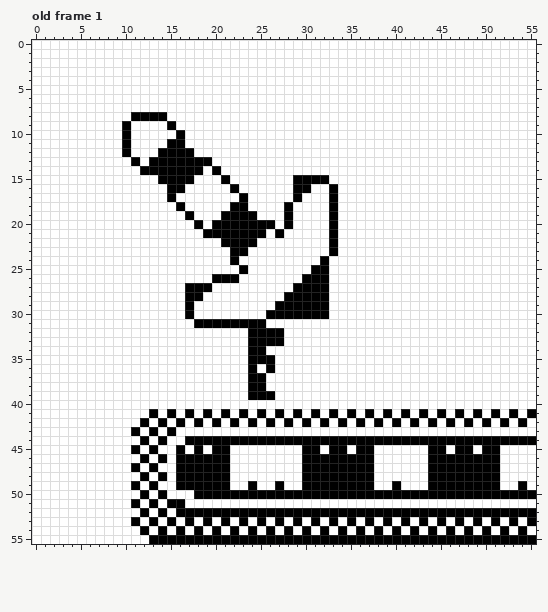
Pixel-art file, stored at Art/level_select/level_thumbs.ase. Above, as it was before the edit.
56x56 pixels, 5 frames. Shown: old frame 1. The commit also changed other frames, which this record leaves out.
After:
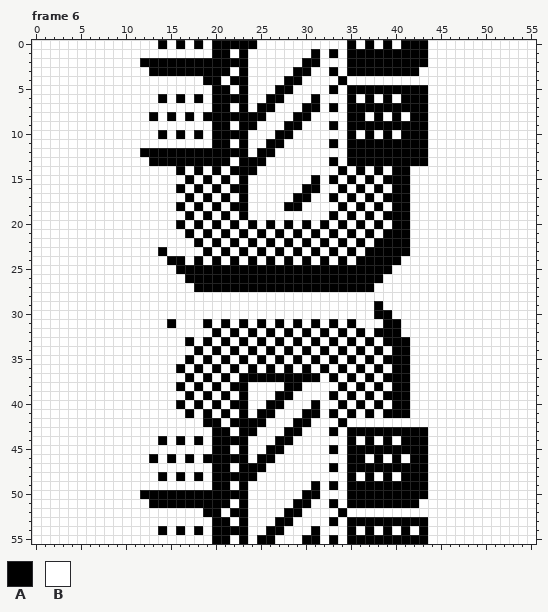
Palette (. is transparent): A #000000  B #ffffff
A new or re-ordered frame is compared with the old frame closest to it.
Diff:
frames 5 -> 17
Changed rows in their new state; - is an unchanged pixel.
Frame 6 is new; against old frame 1, layer "Layer":
first column x 10:
 0 ----A-A-A-AAAAA----------A-A-A-AAA------------
 1 ----------AA-A-------A-A-AAAAAAAAA------------
 2 --AAAAAAAAAAAA------AA---AAAAAAAAA------------
 3 ---AAAAAAAAA-A-----AA--A-AAAAAAAA-------------
 4 ---------AA-AA----AA----A---------------------
 5 ----------AA-A---AA----A-AAAAAAAAA------------
 6 ----A-A-A-AAAA--AA---A---A-A-A-AAA------------
 7 ----------AA-A-AA---AA-A-AAAAAAAAA------------
 8 -BB-BA-A-AAAAAAA---AA----AA-A-A-AA------------
 9 B----B----AA-AA---AA---A-AAAAAAAAA------------
10 B---A---A-AAAA---AA------A-A-A-AAA------------
11 B----BB---AA-A--AA-----A-AAAAAAAAA------------
12 B-AA----AAAAAA-AA--------AAAAAAAAA------------
13 -B--------AA-AAA-------A-AAAAAAAAA------------
14 --BBBB-B----AAA---------A-A-A-AA--------------
15 ----BBB--A---A-----BB-BA-A-A-AAA--------------
16 -----B--A-A--A-----B-A-BA-A-A-AA--------------
17 -----B-A-A-A--------A----A-A-AAA--------------
18 --------A-A--------A---BA-A-A-AA--------------
19 ---------A--B-B---B------A-A-AAA--------------
20 ------A----B-B-B----A-ABA-A-A-AA--------------
21 -------A--B-B-B----A-A---A-A-AAA--------------
22 --------A-AB-B--A-A-A-ABA-A-AAAA--------------
23 ----A----A-AB--A-A-A-A---A-AAAAA--------------
24 -----AA-A-A---A-A-A-A---A-AAAAA---------------
25 ------AAAAAAA-AAAAAAA--AAAAAAA----------------
26 -------AAA---AAAAAAA---AAAAAA-----------------
27 -------B--AAAAAAAAA----AAAAA------------------
28 -------BB---------BBBBB-----------------------
29 -------B---------BBBBBB-----A-----------------
30 -------B--------BBBBBBB-----AA----------------
31 -----A--B-B-B-B--A-A-A-A-A---AA---------------
32 ----------A-A--B-BA-A-A-A-A-AAA---------------
33 -------A-A-A-AB-B--A-A-A-A-A-AAA--------------
34 --------A-A-A--BA-A-A-A-A-A-A-AA--------------
35 -------A-A-A-AB-BA-A-A-A-A-A-AAA--------------
36 ------A-A-A-A-----A-A-A-A-A-A-AA--------------
37 -------A-A-A-A--AAAAAA-A-A-A-AAA--------------
38 ------A-A-A-AABB--AA----A-A-A-AA--------------
39 -------A-A-A-ABBBAA----A-A-A-AAA--------------
40 ------A-A-A-AA--AA---A--A-A-A-AA--------------
41 ---B-B----------AB-BA---------A--B-B-B-B-B-B-B
42 --B-B-B-BA---A-AB-BA--B---B-B-B-B-B-B-B-B-B-B-
43 -B-B-B----AA-AA---AA---A-AAAAAAAAA------------
44 --B---AB-B----BBB--BBBBBB-B-B-B---BBBBBBBBBBBB
45 -B-B--B-B----A--AA--BB--BA--AAAAAABB-BB-BB----
46 --BABAB-B---AA-AA---BBBBB--BA-A-AABBBBBBBB----
47 -B-B--BBBB---AAA----BBB-B---AAAAAABBBBBBBB----
48 --B----B-B--AAA-----BBBBB-B--A-AAABBBBBBBB----
49 -B-B--BBBB---AB--B--B-B-B---AA-AAABBBBBBBB--B-
50 ---A-AAA------BBBBBB--BBB---------BBBBBBBBBBBB
51 -B--A--AAAAA-A-----AA--A-AAAAAAAA-------------
52 --B-B-BBB--B--BBBB--BBBB-BBBBBBBBBBBBBBBBBBBBB
53 -B-B-B-B-BA----B--AB-B----A-A-A-A--B-B-B-B-B-B
54 --B--------A-AB--AB-BAB-BABABABABAB-B-B-B-B-B-
55 ---BBBBBBB--B-B--BBB--B-B---------BBBBBBBBBBBB
Pixel boxes of the changes (left, top, right, bottom) in both pictures:
changed: (122, 40, 536, 544)
